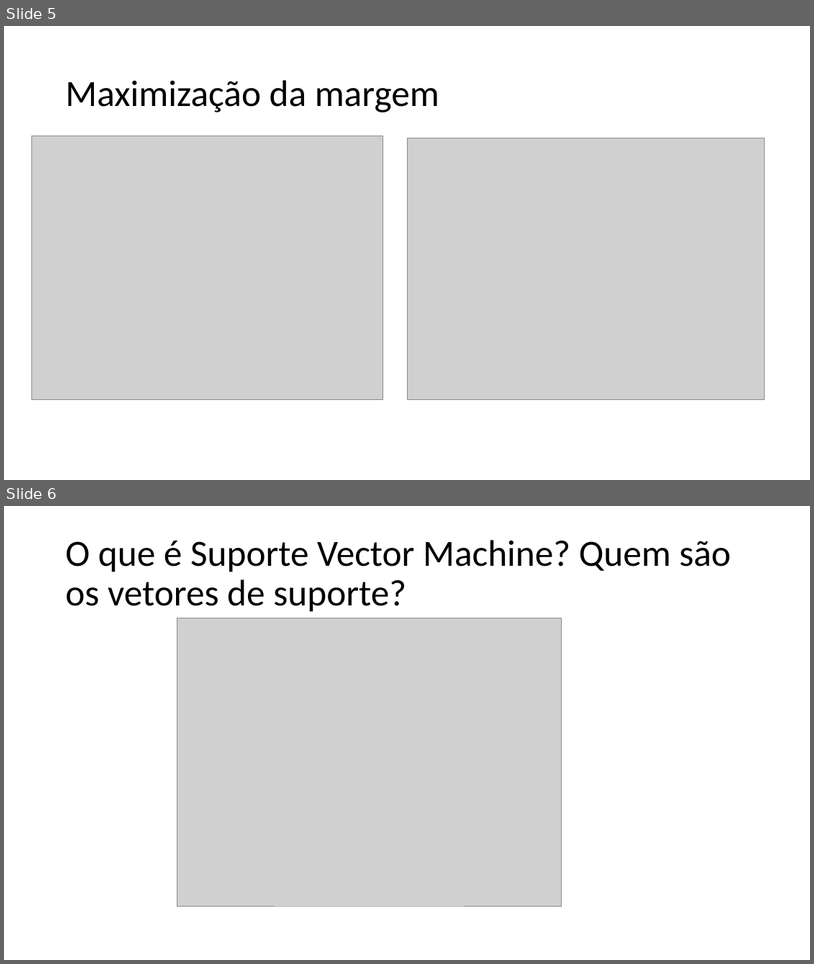
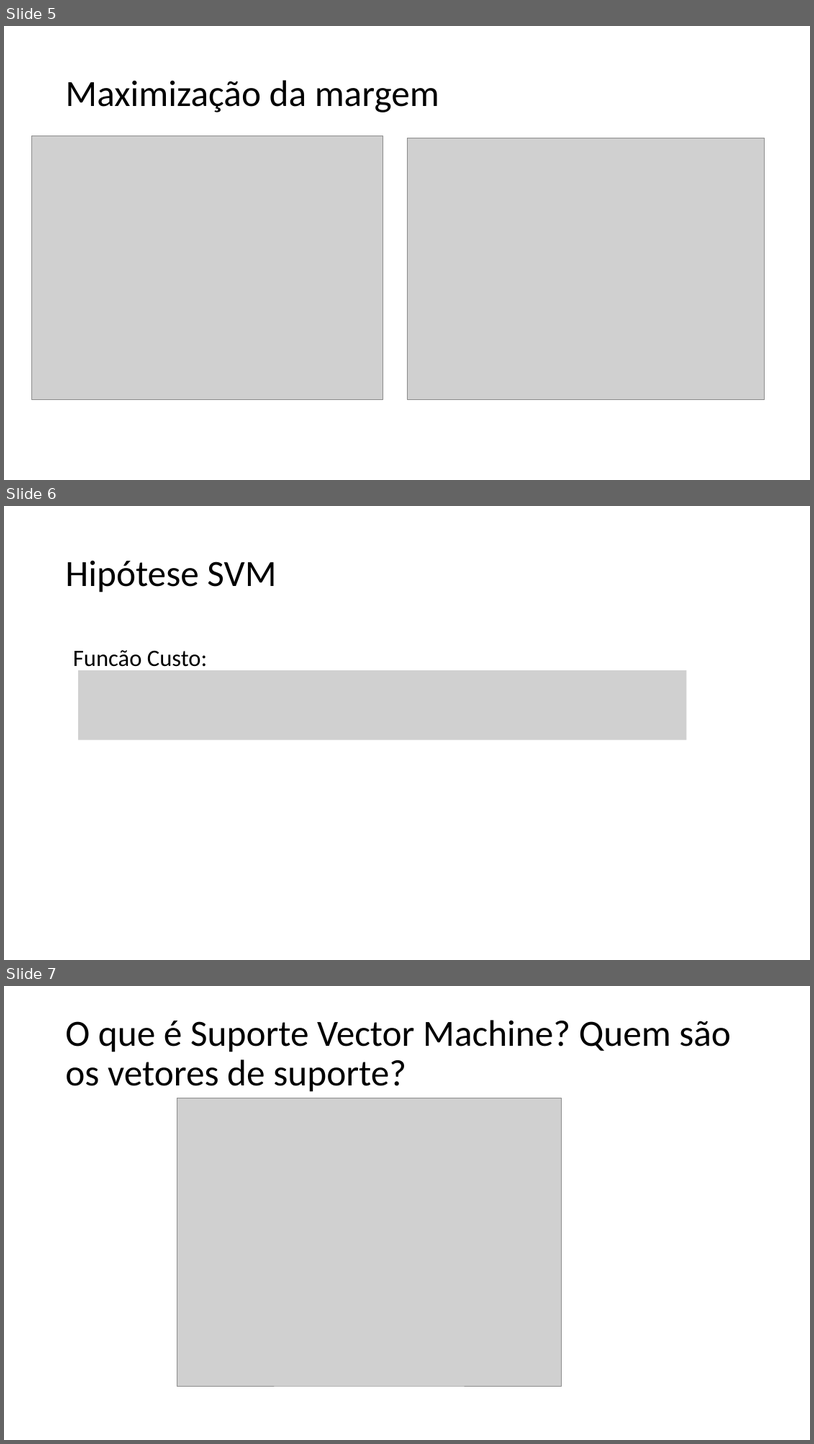
Before and after one commit to mrezende/ml-discipline, a slide deck: presentation/PresentationSVM.pptx. Shown one above the other, each under a label of ours: slides 5 and 6 before the commit, slides 5, 6 and 7 after it. The pictures are 814x964 and 814x1444 pixels, drawn with LibreOffice and Linux fonts; fonts in the diff are those of the drawing; grey boxes stand for pictures. Boxes give left, top, right and bottom in pixels: in the first picture for what was removed or moved away, otherwise in the second. Text is boxed around its words. In the diff, an @@ line names an element or a change of style, - is before the commit and + after.

Commit message:
corriginfo formulas de custo da regressao logistica, do SVM e adicionando hipotese

```diff
--- a/presentation/PresentationSVM.pptx
+++ b/presentation/PresentationSVM.pptx
@@ slide 6 added at [4,506,810,960], background #FFFFFF @@
@@ title added at [65,560,276,592], 44 pt, text #000000 @@
+Hipótese SVM
@@ text added at [73,650,207,672], 28 pt, text #000000 @@
+Funcão Custo:
@@ picture added at [78,671,687,740] @@
@@ what was slide 6 is now slide 7 @@
```
Also in this commit, not shown: 3 slides changed.
